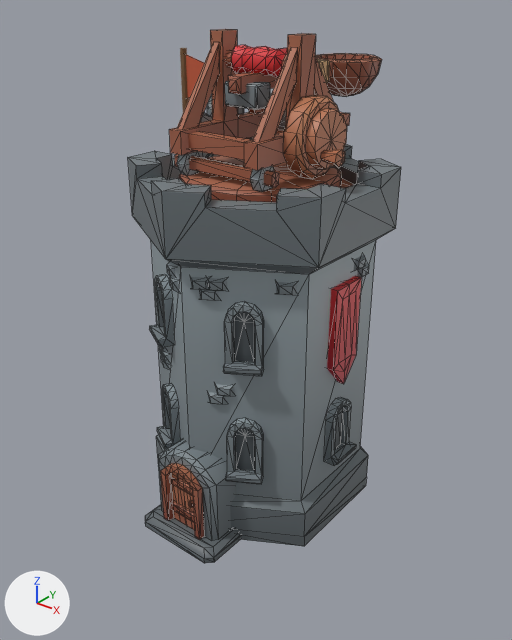
Two versions of the Blender file asset-pipeline/battle/source/tower-rust.blend, one commit apart.
The view is the same before and after, from a camera (50 mm lens) standing at (4.56, -5.78, 5.79) and looking at (0.06, -0.16, 2.31). The lights are fixed; the arrows at lower left show +X, +Y and +Z. The older version comes first. Mesh edges are drawn as thin lines on the coarser meshes.

Objects in the first picture: 'building_tower_catapult_red', 'catapult_arm_red', 'catapult_turret_red' and 2 more.
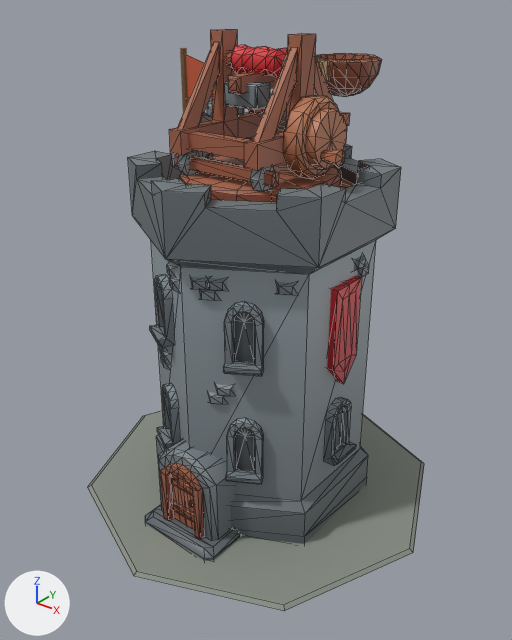
Pixel boxes (x1, y1, x2, y2) of what changed, in the pictures (512 x 640 px):
'worn-foundation', added
    after: (87, 411, 424, 611)

The change in detail:
Material 'battle-foundation' (mat_battle_foundation) is new.
Its base color is (0.25, 0.275, 0.235) (grey #898f85).
Its roughness is 0.82.
Mesh me_worn_foundation is new.
It is an 8-sided cut cone along z (radius 2.18 at the low end, 2.13 at the high end) spanning x -2.18..2.18, y -2.18..2.18, z 0.01..0.04.
It uses material mat_battle_foundation (grey #898f85).
Object 'worn-foundation' (ob_worn_foundation) is new; it shows me_worn_foundation.
Its location is (0.0, 0.0, 0.0).
